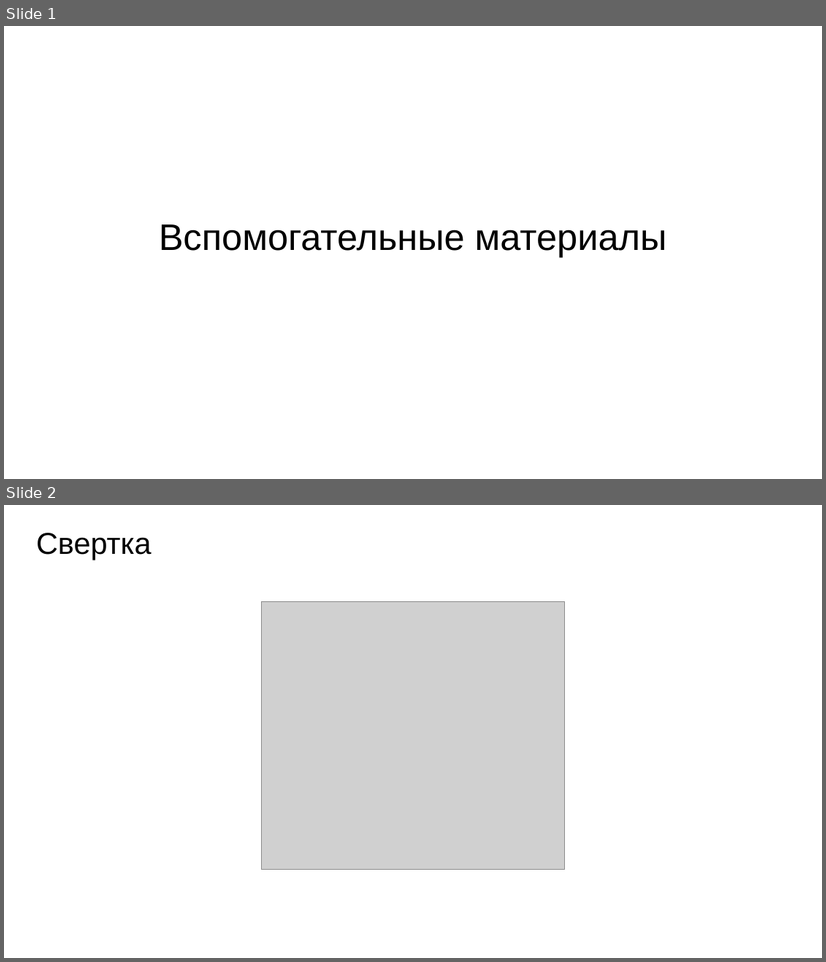
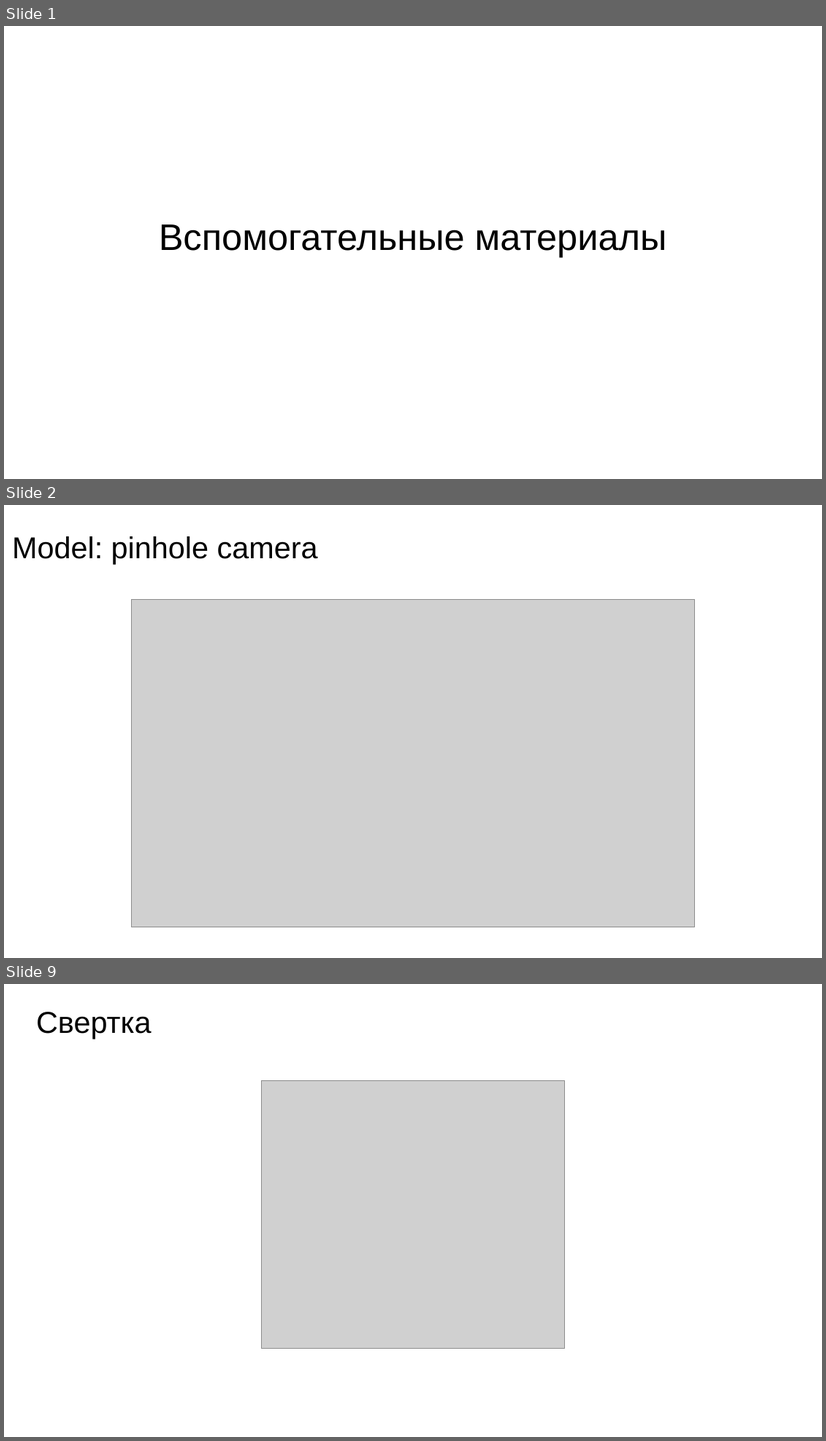
Before and after one commit to CV15005/biomedical-decision-support-systems, a slide deck: lesson2/Вспомогательные_материалы.pptx. Shown one above the other, each under a label of ours: slides 1 and 2 before the commit, slides 1, 2 and 9 after it; the slides between them are not shown. The pictures are 826x962 and 826x1441 pixels, drawn with LibreOffice and Linux fonts; fonts in the diff are those of the drawing; grey boxes stand for pictures. Boxes give left, top, right and bottom in pixels: in the first picture for what was removed or moved away, otherwise in the second. Text is boxed around its words. In the diff, an @@ line names an element or a change of style, - is before the commit and + after.

```diff
--- a/lesson2/Вспомогательные_материалы.pptx
+++ b/lesson2/Вспомогательные_материалы.pptx
@@ slide 2 added at <box>4,505,822,958</box>, background #FFFFFF @@
@@ title added at <box>12,536,318,564</box>, 58.5 pt, text #000000 @@
+Model: pinhole camera
@@ picture added at <box>132,599,694,928</box> @@
@@ what was slide 2 is now slide 9 @@
```
Also in this commit, not shown: 6 other slides added.
